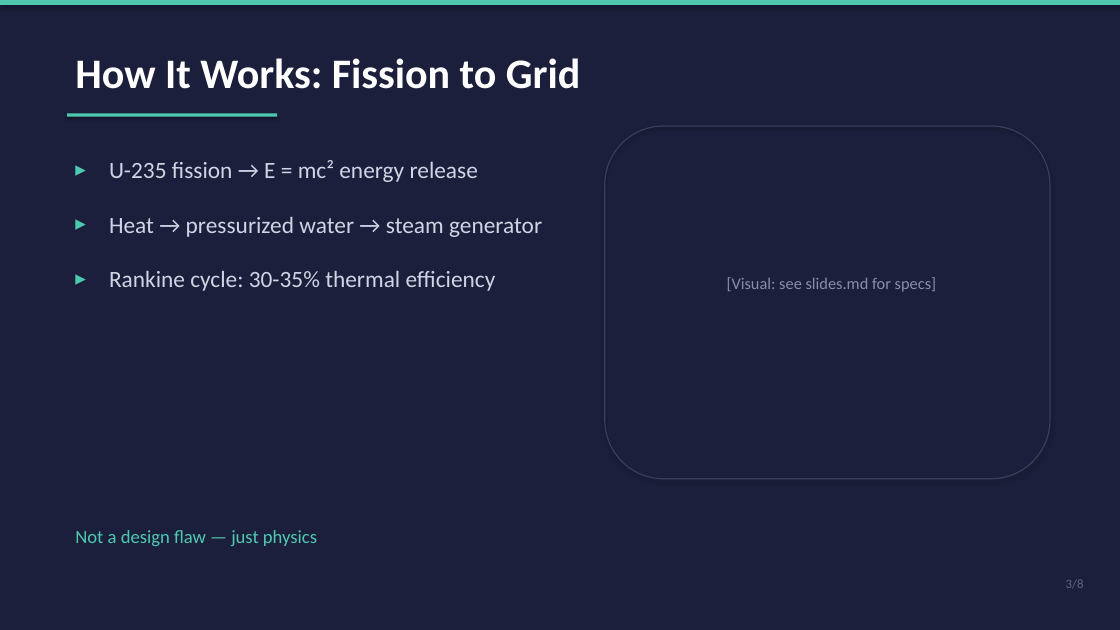
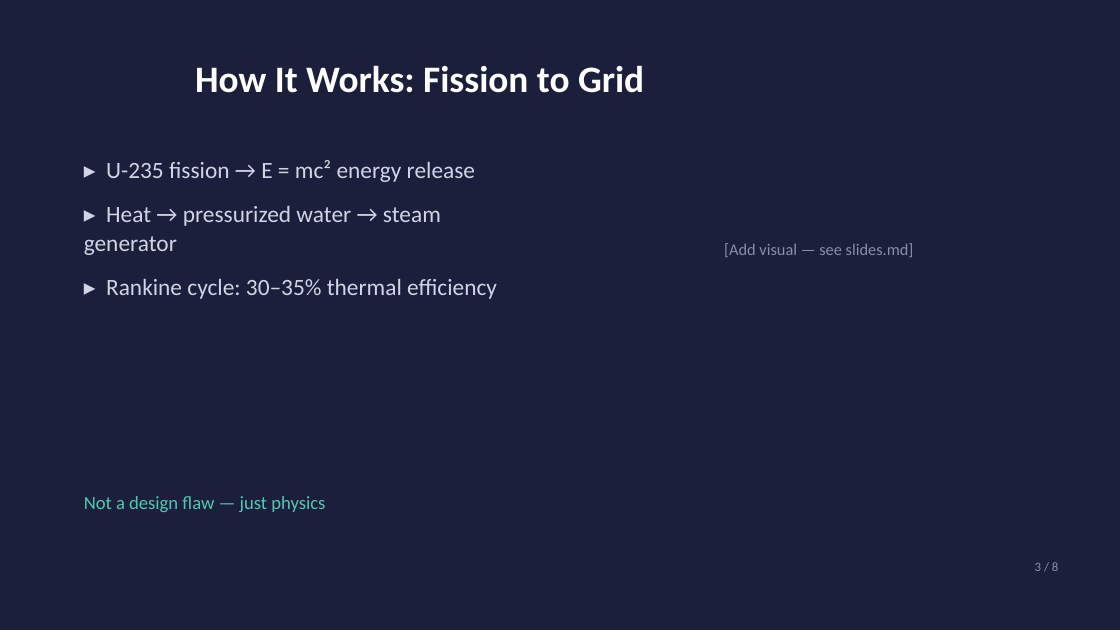
Before and after one commit to jjfixman6/energy-and-the-environment, a slide deck: slide 4 of SMR_NuScale_Presentation.pptx. Drawn at 1120x630 pixels with LibreOffice and Linux fonts; fonts in the diff are those of the drawing. Boxes give left, top, right and bottom in pixels: in the first picture for what was removed or moved away, otherwise in the second. Text is boxed around its words. In the diff, an @@ line names an element or a change of style, - is before the commit and + after.

```diff
--- a/SMR_NuScale_Presentation.pptx
+++ b/SMR_NuScale_Presentation.pptx
@@ rectangle removed at (x1=0, y1=0, x2=1120, y2=5) @@
@@ title "How It Works: Fission to ..." moved from (x1=75, y1=58, x2=580, y2=89) to (x1=195, y1=65, x2=644, y2=93) @@
@@ title "How It Works: Fission to ..." at (x1=195, y1=65, x2=644, y2=93): size 36 to 32 pt; alignment left to centre; vertical alignment top to middle @@
@@ rectangle removed at (x1=67, y1=113, x2=277, y2=117) @@
@@ rounded rectangle removed at (x1=605, y1=126, x2=1050, y2=479) @@
@@ text removed at (x1=67, y1=151, x2=101, y2=193) @@
-▸
@@ text at (x1=84, y1=160, x2=497, y2=299): text changed @@
-Rankine cycle: 30-35% thermal efficiency
+▸ U-235 fission → E = mc² energy release
+▸ Heat → pressurized water → steam generator
+▸ Rankine cycle: 30–35% thermal efficiency
@@ text removed at (x1=109, y1=160, x2=478, y2=182) @@
-U-235 fission → E = mc² energy release
@@ text removed at (x1=67, y1=206, x2=101, y2=248) @@
-▸
@@ text removed at (x1=109, y1=217, x2=542, y2=237) @@
-Heat → pressurized water → steam generator
@@ text removed at (x1=67, y1=260, x2=101, y2=302) @@
-▸
@@ text at (x1=724, y1=243, x2=914, y2=257): text changed @@
-[Visual: see slides.md for specs]
+[Add visual — see slides.md]
@@ text "Not a design flaw — ..." moved from (x1=75, y1=530, x2=317, y2=546) to (x1=84, y1=496, x2=325, y2=512) @@
@@ text at (x1=1035, y1=562, x2=1058, y2=571): text changed; text colour #606480 to #8A8EA8 @@
-3/8
+3 / 8
```
Also in this commit, not shown: 8 other slides changed, 1 other file.
